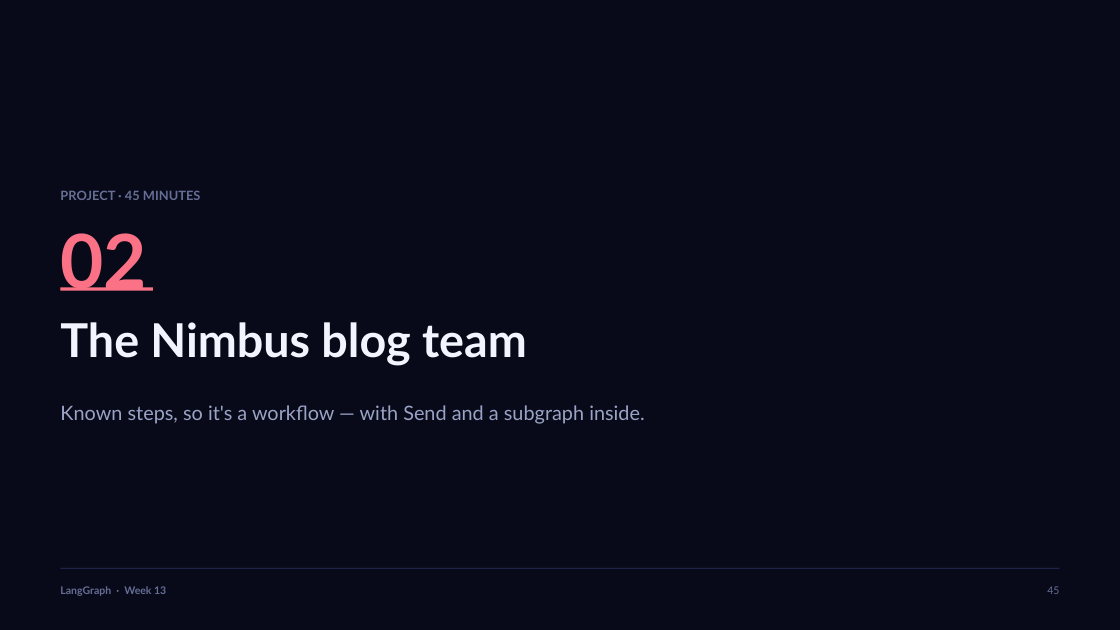
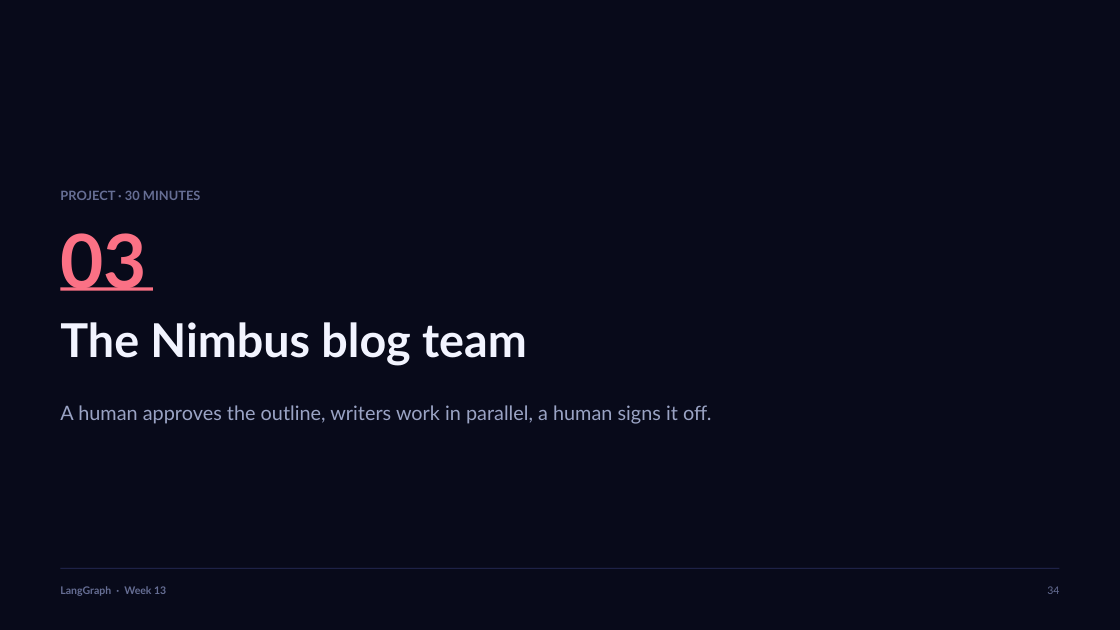
Before and after one commit to outskill-git/GenAIEngineering-Cohort6, a slide deck: slide 34 of Week13/LangGraph - Week 13.pptx (slide 45 before the commit). Drawn at 1120x630 pixels with LibreOffice and Linux fonts; fonts in the diff are those of the drawing. Boxes give left, top, right and bottom in pixels: in the first picture for what was removed or moved away, otherwise in the second. Text is boxed around its words. In the diff, an @@ line names an element or a change of style, - is before the commit and + after.

Commit message:
Week13: merge human-in-the-loop and multi-agent teams into one session-3 notebook and deck

```diff
--- a/Week13/LangGraph - Week 13.pptx
+++ b/Week13/LangGraph - Week 13.pptx
@@ text at (60,190,201,200): text changed @@
-PROJECT · 45 MINUTES
+PROJECT · 30 MINUTES
@@ text at (60,233,147,291): text changed @@
-02
+03
@@ text at (60,405,712,424): text changed @@
-Known steps, so it's a workflow — with Send and a subgraph inside.
+A human approves the outline, writers work in parallel, a human signs it off.
@@ text at (1047,586,1059,594): text changed @@
-45
+34
```
Also in this commit, not shown: 13 other slides changed, 3 slides added, 15 slides removed, 2 other files.
